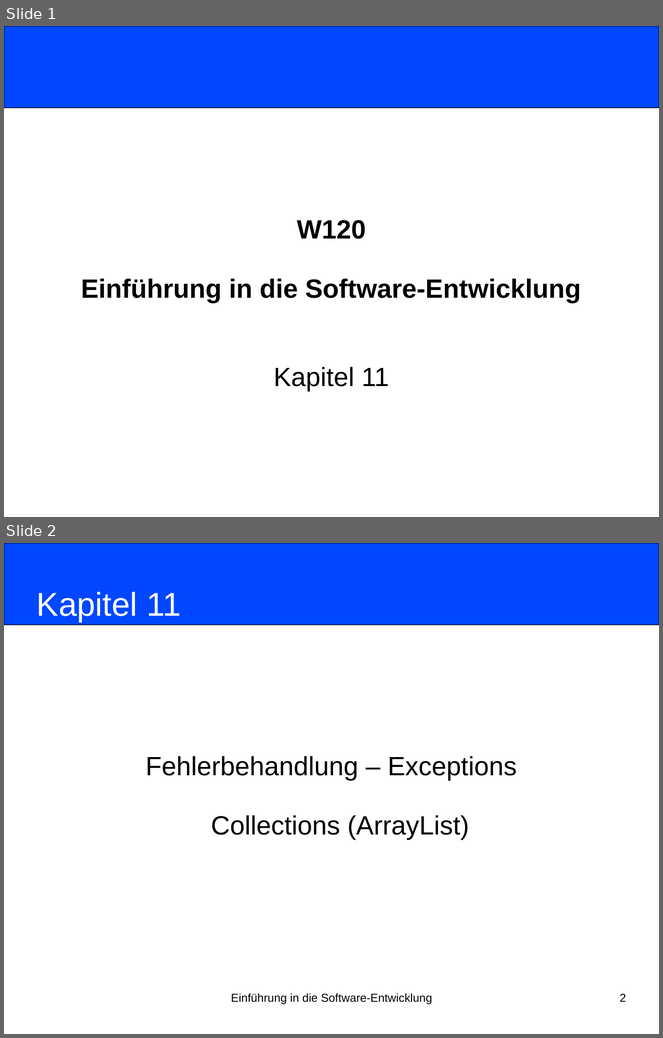
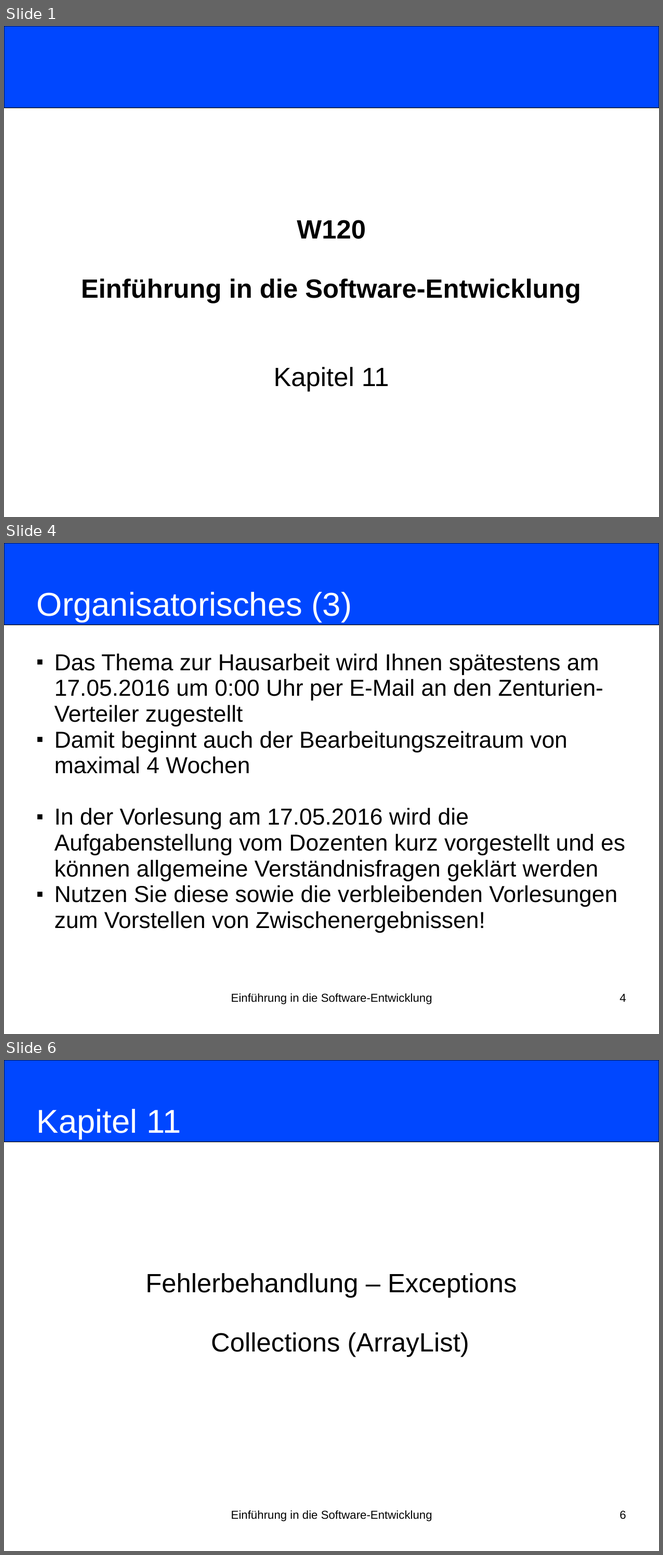
Before and after one commit to nordakademie-einfuehrung-java/vorlesungsskript, a slide deck: folien/Semester_04_Termin_03_Kapitel11.pptx. Shown one above the other, each under a label of ours: slides 1 and 2 before the commit, slides 1, 4 and 6 after it; the slides between them are not shown. The pictures are 663x1038 and 663x1555 pixels, drawn with LibreOffice and Linux fonts; fonts in the diff are those of the drawing. Boxes give left, top, right and bottom in pixels: in the first picture for what was removed or moved away, otherwise in the second. Text is boxed around its words. In the diff, an @@ line names an element or a change of style, - is before the commit and + after.

```diff
--- a/folien/Semester_04_Termin_03_Kapitel11.pptx
+++ b/folien/Semester_04_Termin_03_Kapitel11.pptx
@@ slide 4 added at [4,543,659,1034], background #FFFFFF @@
@@ rounded rectangle added at [4,543,659,625], fill #0047FF, outline #000000 0.75 pt @@
@@ title added at [37,592,352,622], 40 pt, text #FFFFFF @@
+Organisatorisches (3)
@@ subtitle added at [54,653,625,933], 28 pt, text #000000 @@
+■ Das Thema zur Hausarbeit wird Ihnen spätestens am 17.05.2016 um 0:00 Uhr per E-Mail an den Zenturien-Verteiler zugestellt
+■ Damit beginnt auch der Bearbeitungszeitraum von maximal 4 Wochen
+■ In der Vorlesung am 17.05.2016 wird die Aufgabenstellung vom Dozenten kurz vorgestellt und es können allgemeine Verständnisfragen geklärt werden
+■ Nutzen Sie diese sowie die verbleibenden Vorlesungen zum Vorstellen von Zwischenergebnissen!
@@ text added at [231,994,432,1005], 14 pt, text #000000 @@
+Einführung in die Software-Entwicklung
@@ page number added at [620,994,626,1002], 14 pt, text #000000 @@
+4
@@ what was slide 2 is now slide 6 @@
@@ page number at [620,1511,626,1520]: text changed @@
-2
+6
```
Also in this commit, not shown: 3 other slides added, 3 other files.
